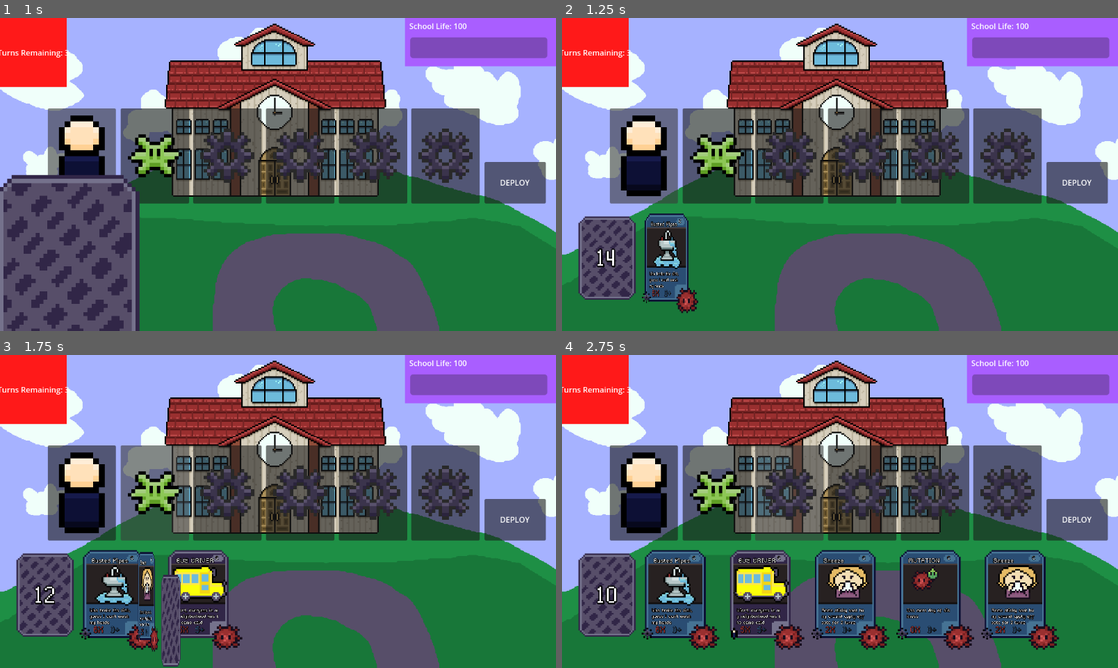
Above: before the commit, frames 1-4 (two rows, left to right).
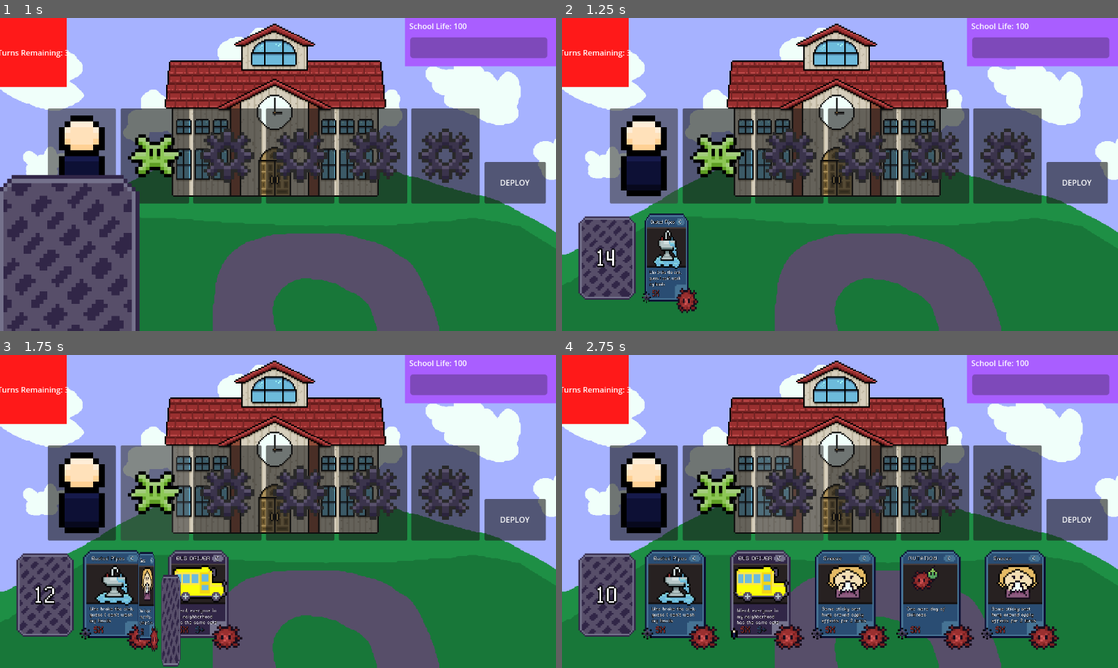
Above: after the commit, the same moments.

Repository: JPGFG/ld24
Game: Godot game, scene res://scenes/game-board/gameboard.tscn
Two runs of this game, one before a commit and one after it. Both use one fixed random seed, a clock stepped at 60 frames per second and the inputs below.
Inputs (mouse positions are in pixels of both pictures, inside the frame that each line leads up to):
- Up to frame 1 (1 s): click (83, 155) at 0.5 s
- Up to frame 2 (1.25 s): no input
- Up to frame 3 (1.75 s): click (155, 492) at 1.25 s
- Up to frame 4 (2.75 s): click (789, 492) at 2.02 s

Frame 1 is identical in both runs. In frame 2, 0.3% of the frame differs, in the area x 15-22%, y 64-90%; in frame 3, 0.8%; in frame 4, 1.8%, in the area x 16-86%, y 64-89%.

Commit message:
kinda fixed the font and hid values that aren't being used

Diff:
--- a/scenes/cards/addon_card.tscn
+++ b/scenes/cards/addon_card.tscn
@@ -25,17 +25,24 @@
 
 [sub_resource type="LabelSettings" id="LabelSettings_8nw4n"]
 font = ExtResource("3_rkgiw")
-font_size = 22
-outline_size = 7
+font_size = 80
+outline_size = 10
 outline_color = Color(0, 0, 0, 1)
 shadow_size = 3
 
 [sub_resource type="LabelSettings" id="LabelSettings_tbcxf"]
 font = ExtResource("3_rkgiw")
-outline_size = 5
+font_size = 70
+outline_size = 10
 outline_color = Color(0.0745098, 0.0627451, 0.0627451, 1)
 shadow_size = 3
 shadow_color = Color(0.0745098, 0.0627451, 0.0627451, 1)
+
+[sub_resource type="LabelSettings" id="LabelSettings_fxu1r"]
+font = ExtResource("3_rkgiw")
+font_size = 80
+outline_size = 10
+outline_color = Color(0, 0, 0, 1)
 
 [node name="AddonCard" type="Control"]
 layout_mode = 3
@@ -84,15 +91,15 @@
 [node name="Card_Name" type="Label" parent="TextureRect"]
 layout_mode = 1
 anchors_preset = -1
-anchor_left = 0.5
-anchor_top = 0.490385
-anchor_right = 0.5
-anchor_bottom = 0.490385
+anchor_left = 0.503968
+anchor_top = 0.483516
+anchor_right = 7.89286
+anchor_bottom = 1.3489
 offset_left = -13.0
 offset_top = -22.0
 offset_right = 86.0
 offset_bottom = 8.0
-scale = Vector2(0.2, 0.2)
+scale = Vector2(0.05, 0.05)
 text = "BURNOUTS"
 label_settings = SubResource("LabelSettings_8nw4n")
 metadata/_edit_use_anchors_ = true
@@ -101,34 +108,34 @@
 layout_mode = 1
 anchors_preset = -1
 anchor_left = 0.5
-anchor_top = 0.490385
-anchor_right = 0.5
-anchor_bottom = 0.490385
+anchor_top = 0.480769
+anchor_right = 12.75
+anchor_bottom = 4.46154
 offset_left = -14.0
 offset_top = 8.0
 offset_right = 116.0
 offset_bottom = 41.0
-scale = Vector2(0.2, 0.2)
+scale = Vector2(0.05, 0.05)
 text = "How are your lungs feeling bud"
 label_settings = SubResource("LabelSettings_tbcxf")
-autowrap_mode = 1
+autowrap_mode = 3
 metadata/_edit_use_anchors_ = true
 
 [node name="Rarity" type="Label" parent="TextureRect"]
 layout_mode = 1
 anchors_preset = -1
-anchor_left = 0.505556
-anchor_top = 0.484615
-anchor_right = 0.505556
-anchor_bottom = 0.484615
+anchor_left = 0.500001
+anchor_top = 0.478022
+anchor_right = 1.88889
+anchor_bottom = 1.63187
 offset_left = 9.99998
 offset_top = -22.0
 offset_right = 25.0
 offset_bottom = -7.0
-scale = Vector2(0.2, 0.2)
+scale = Vector2(0.05, 0.05)
 text = "C
 "
-label_settings = SubResource("LabelSettings_tbcxf")
+label_settings = SubResource("LabelSettings_fxu1r")
 autowrap_mode = 1
 metadata/_edit_use_anchors_ = true
 
--- a/scenes/cards/flippable_card.tscn
+++ b/scenes/cards/flippable_card.tscn
@@ -11,6 +11,7 @@
 script = ExtResource("1_ujywu")
 
 [node name="CardBack" type="TextureRect" parent="."]
+layout_mode = 0
 offset_left = 47.0
 offset_top = 66.0
 offset_right = 87.0
--- a/scenes/cards/germ_card.tscn
+++ b/scenes/cards/germ_card.tscn
@@ -8,28 +8,29 @@
 
 [sub_resource type="LabelSettings" id="LabelSettings_5s8mf"]
 font = ExtResource("3_nbmss")
-font_size = 32
+font_size = 120
 font_color = Color(0.6, 0.184314, 0.184314, 1)
-outline_size = 2
+outline_size = 10
 outline_color = Color(0, 0, 0, 1)
 shadow_size = 5
 shadow_color = Color(0.0745098, 0.0627451, 0.0627451, 1)
 
 [sub_resource type="LabelSettings" id="LabelSettings_4chdu"]
 font = ExtResource("3_nbmss")
-font_size = 32
+font_size = 250
 font_color = Color(0.164706, 0.301961, 0.45098, 1)
-outline_size = 2
+outline_size = 10
 outline_color = Color(0, 0, 0, 1)
 shadow_size = 5
 shadow_color = Color(0.0745098, 0.0627451, 0.0627451, 1)
 
-[sub_resource type="LabelSettings" id="LabelSettings_2if2m"]
+[sub_resource type="LabelSettings" id="LabelSettings_iwsxx"]
 font = ExtResource("3_nbmss")
-font_size = 22
-outline_size = 7
+font_size = 80
+outline_size = 10
 outline_color = Color(0, 0, 0, 1)
-shadow_size = 3
+shadow_size = 20
+shadow_color = Color(0.121569, 0.117647, 0.117647, 0.831373)
 
 [sub_resource type="LabelSettings" id="LabelSettings_23wx1"]
 font = ExtResource("3_nbmss")
@@ -49,52 +50,55 @@
 offset_bottom = 52.0
 scale = Vector2(3.5, 3.5)
 texture = ExtResource("2_427h2")
+stretch_mode = 2
 
 [node name="Multiplier" type="Label" parent="TextureRect"]
+visible = false
 layout_mode = 1
 anchors_preset = -1
 anchor_left = 0.588889
 anchor_top = 0.492308
 anchor_right = 0.588889
 anchor_bottom = 0.492308
-offset_left = -12.0
-offset_top = 18.0
-offset_right = 48.0
-offset_bottom = 66.0
-scale = Vector2(0.2, 0.2)
+offset_left = -12.3429
+offset_top = 18.6857
+offset_right = 100.657
+offset_bottom = 131.686
+scale = Vector2(0.05, 0.05)
 text = "5X"
 label_settings = SubResource("LabelSettings_5s8mf")
 
 [node name="Adder" type="Label" parent="TextureRect"]
 layout_mode = 1
 anchors_preset = -1
-anchor_left = 0.588889
-anchor_top = 0.492308
-anchor_right = 0.588889
-anchor_bottom = 0.492308
+anchor_left = 0.404762
+anchor_top = 0.379121
+anchor_right = 7.34921
+anchor_bottom = 4.03297
 offset_left = -2.00002
 offset_top = 18.0
 offset_right = 60.0
 offset_bottom = 63.0
-scale = Vector2(0.2, 0.2)
+scale = Vector2(0.05, 0.05)
 text = "45+"
 label_settings = SubResource("LabelSettings_4chdu")
 metadata/_edit_use_anchors_ = true
 
 [node name="Card_Name" type="Label" parent="TextureRect"]
+texture_filter = 1
 layout_mode = 1
 anchors_preset = -1
-anchor_left = 0.438889
-anchor_top = 0.492308
-anchor_right = 1.43889
-anchor_bottom = 0.492308
-offset_left = -13.0
-offset_top = -22.0
-offset_right = 86.0
-offset_bottom = 8.0
-scale = Vector2(0.2, 0.2)
+anchor_left = 0.143079
+anchor_top = 0.0931755
+anchor_right = 10.7542
+anchor_bottom = 1.07456
+offset_left = -0.00799608
+offset_top = 0.0120153
+offset_right = 107.992
+offset_bottom = 23.98
+scale = Vector2(0.05, 0.05)
 text = "COMMON COLD"
-label_settings = SubResource("LabelSettings_2if2m")
+label_settings = SubResource("LabelSettings_iwsxx")
 metadata/_edit_use_anchors_ = true
 
 [node name="Rarity" type="Label" parent="TextureRect"]
--- a/scenes/cards/pop_card.tscn
+++ b/scenes/cards/pop_card.tscn
@@ -25,17 +25,24 @@
 
 [sub_resource type="LabelSettings" id="LabelSettings_casxj"]
 font = ExtResource("3_v6yfc")
-font_size = 22
+font_size = 80
 outline_size = 7
 outline_color = Color(0, 0, 0, 1)
 shadow_size = 3
 
 [sub_resource type="LabelSettings" id="LabelSettings_sucm7"]
 font = ExtResource("3_v6yfc")
+font_size = 70
 outline_size = 5
 outline_color = Color(0.0745098, 0.0627451, 0.0627451, 1)
 shadow_size = 3
 shadow_color = Color(0.0745098, 0.0627451, 0.0627451, 1)
+
+[sub_resource type="LabelSettings" id="LabelSettings_7bgh0"]
+font = ExtResource("3_v6yfc")
+font_size = 90
+outline_size = 10
+outline_color = Color(0, 0, 0, 1)
 
 [node name="PopCard" type="Control"]
 custom_minimum_size = Vector2(150, 163)
@@ -88,15 +95,15 @@
 [node name="Card_Name" type="Label" parent="TextureRect"]
 layout_mode = 1
 anchors_preset = -1
-anchor_left = 0.5
-anchor_top = 0.490385
-anchor_right = 0.5
-anchor_bottom = 0.490385
+anchor_left = 0.503968
+anchor_top = 0.483516
+anchor_right = 7.89286
+anchor_bottom = 1.3489
 offset_left = -13.0
 offset_top = -22.0
 offset_right = 86.0
 offset_bottom = 8.0
-scale = Vector2(0.2, 0.2)
+scale = Vector2(0.05, 0.05)
 text = "BURNOUTS"
 label_settings = SubResource("LabelSettings_casxj")
 metadata/_edit_use_anchors_ = true
@@ -105,34 +112,34 @@
 layout_mode = 1
 anchors_preset = -1
 anchor_left = 0.5
-anchor_top = 0.490385
-anchor_right = 0.5
-anchor_bottom = 0.490385
+anchor_top = 0.5
+anchor_right = 12.1389
+anchor_bottom = 3.82692
 offset_left = -14.0
 offset_top = 8.0
 offset_right = 116.0
 offset_bottom = 41.0
-scale = Vector2(0.2, 0.2)
+scale = Vector2(0.05, 0.05)
 text = "How are your lungs feeling bud"
 label_settings = SubResource("LabelSettings_sucm7")
-autowrap_mode = 1
+autowrap_mode = 3
 metadata/_edit_use_anchors_ = true
 
 [node name="Rarity" type="Label" parent="TextureRect"]
 layout_mode = 1
 anchors_preset = -1
-anchor_left = 0.505556
-anchor_top = 0.484615
-anchor_right = 0.505556
-anchor_bottom = 0.484615
+anchor_left = 0.507937
+anchor_top = 0.483516
+anchor_right = 1.84127
+anchor_bottom = 1.63736
 offset_left = 9.99998
 offset_top = -22.0
 offset_right = 25.0
 offset_bottom = -7.0
-scale = Vector2(0.2, 0.2)
+scale = Vector2(0.05, 0.05)
 text = "C
 "
-label_settings = SubResource("LabelSettings_sucm7")
+label_settings = SubResource("LabelSettings_7bgh0")
 autowrap_mode = 1
 metadata/_edit_use_anchors_ = true
 
--- a/scripts/cards/germ_card.gd
+++ b/scripts/cards/germ_card.gd
@@ -12,11 +12,15 @@
 
 
 func build_card():
-	if card_resource.multiplier != null:
+	if card_resource.multiplier != null or card_resource.adder != 0:
 		multiplier.text = str(card_resource.multiplier) + "X"
+	else:
+		adder.visible = false
 
-	if card_resource.adder != null:
+	if card_resource.adder != null or card_resource.adder != 0:
 		adder.text = str(card_resource.adder) + "+"
+	else:
+		adder.visible = false
 
 	card_name.text = card_resource.name
 	germ_image.texture = card_resource.germ_image
--- a/scripts/cards/pop_card.gd
+++ b/scripts/cards/pop_card.gd
@@ -14,11 +14,15 @@
 	super()
 
 func build_card():
-	#if card_resource.multipler != null:
-	multiplier.text = str(card_resource.multiplier) + "X"
+	if card_resource.multiplier != null and card_resource.adder != 0:
+		multiplier.text = str(card_resource.multiplier) + "X"
+	else:
+		adder.visible = false
 
-	#if card_resource.adder != null:
-	adder.text = str(card_resource.adder) + "+"
+	if card_resource.adder != null and card_resource.adder != 0:
+		adder.text = str(card_resource.adder) + "+"
+	else:
+		adder.visible = false
 
 	card_name.text = card_resource.name
 	description.text = card_resource.description
Binary file added: resources/fonts/Happy Selfie.ttf
Not shown, added: resources/fonts/Happy Selfie.ttf.import
Binary file added: resources/fonts/Learn Thing.ttf
Not shown, added: resources/fonts/Learn Thing.ttf.import
Binary file added: resources/fonts/PixelifySans-Regular.ttf
Not shown, added: resources/fonts/PixelifySans-Regular.ttf.import
Binary file added: resources/fonts/PixelifySans-VariableFont_wght.ttf
Not shown, added: resources/fonts/PixelifySans-VariableFont_wght.ttf.import
Binary file added: resources/fonts/Silvertones.ttf
Not shown, added: resources/fonts/Silvertones.ttf.import
Not shown: 1 places in scenes/cards/addon_card.tscn that only renumber resources
Not shown: 1 places in scenes/cards/pop_card.tscn that only renumber resources
